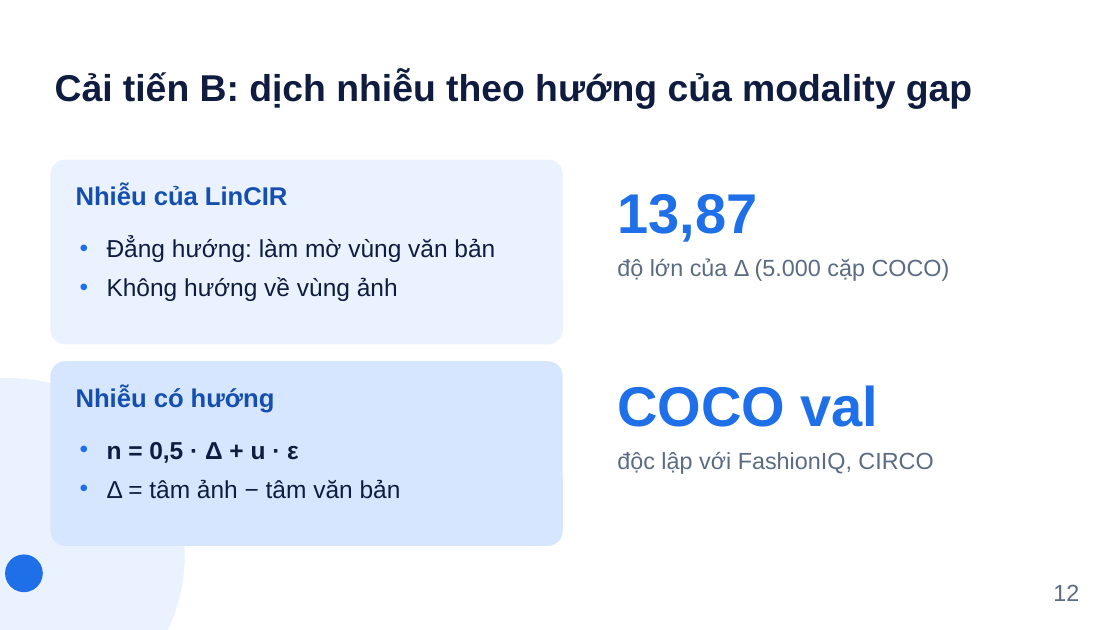
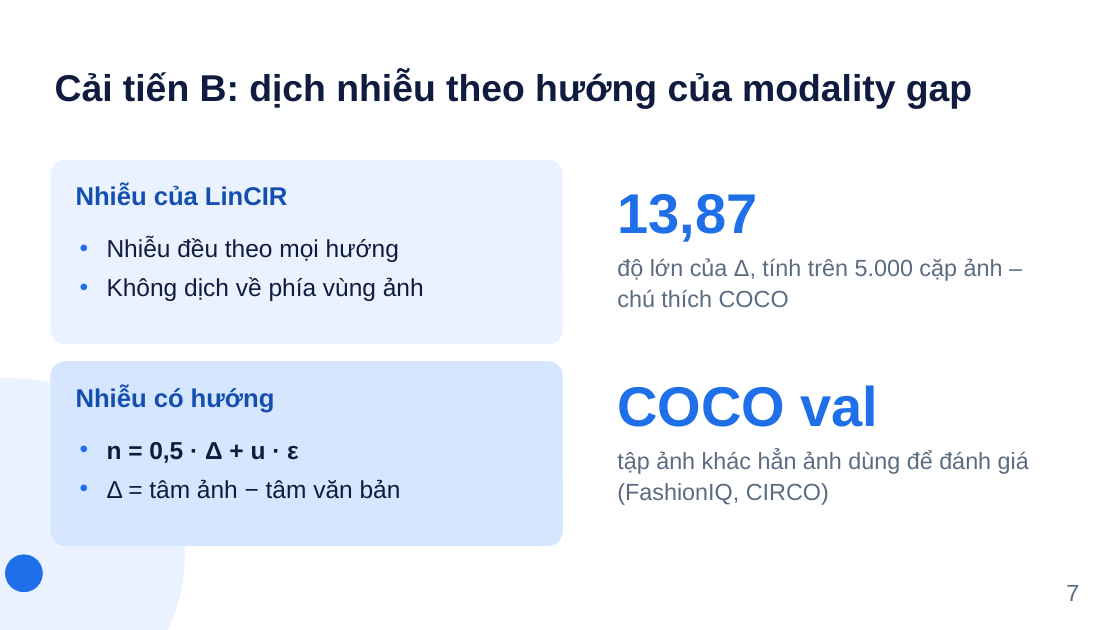
Before and after one commit to tamdv/btl-lincir, a slide deck: slide 7 of slides/Slides_Nhom8_LinCIR.pptx (slide 12 before the commit). Drawn at 1120x630 pixels with LibreOffice and Linux fonts; fonts in the diff are those of the drawing. Boxes give left, top, right and bottom in pixels: in the first picture for what was removed or moved away, otherwise in the second. Text is boxed around its words. In the diff, an @@ line names an element or a change of style, - is before the commit and + after.

```diff
--- a/slides/Slides_Nhom8_LinCIR.pptx
+++ b/slides/Slides_Nhom8_LinCIR.pptx
@@ text at box(107, 238, 424, 301): text changed @@
-• Đẳng hướng: làm mờ vùng văn bản
-• Không hướng về vùng ảnh
+• Nhiễu đều theo mọi hướng
+• Không dịch về phía vùng ảnh
@@ text at box(617, 258, 1003, 307): text changed @@
-độ lớn của Δ (5.000 cặp COCO)
+độ lớn của Δ, tính trên 5.000 cặp ảnh – chú thích COCO
@@ text at box(617, 451, 1029, 505): text changed @@
-độc lập với FashionIQ, CIRCO
+tập ảnh khác hẳn ảnh dùng để đánh giá (FashionIQ, CIRCO)
@@ text at box(1066, 585, 1079, 601): text changed @@
-12
+7
```
Also in this commit, not shown: 12 other slides changed, 1 slide added, 3 slides removed, 19 other files.
